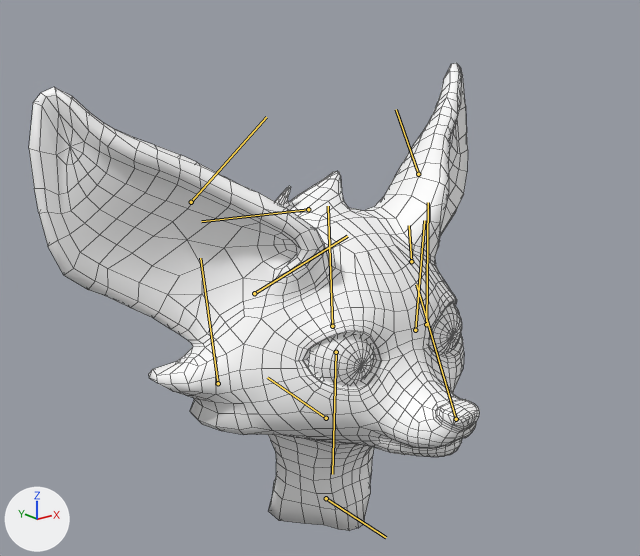
Two versions of the FBX model Assets/Art/Animations/UFennec/Anim_Fennec_RunFire_60fps.fbx, one commit apart.
Before and after are seen from a 50 mm lens placed at (-0.878, -1.049, 2.027), pointed at (-0.055, -0.019, 1.616). The axes (+X, +Y, +Z) are drawn at lower left. The lights are the same throughout. The bones that bend it are drawn over the model as lines. Mesh edges are drawn as thin lines.

In view in the first picture: 'FENNEC'.
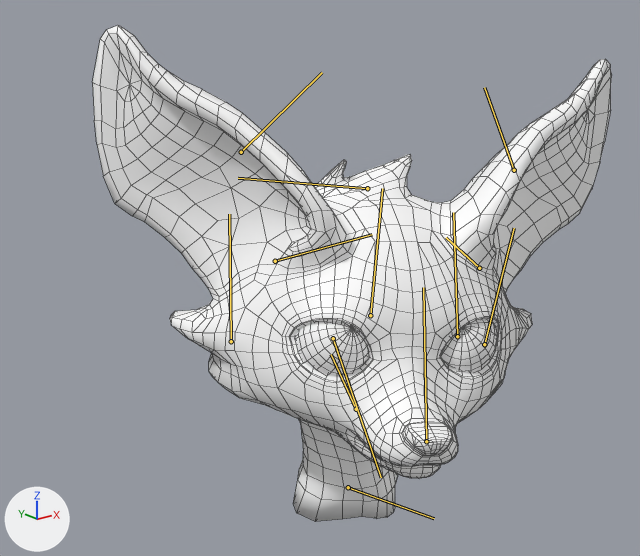
The newer file adds an action. The first version stands in its rest pose; the second is drawn at frame 26 of the action 'Take 001'.

Pixel boxes (x1, y1, x2, y2) of what changed, in the pictures (640 x 556 px):
'FENNEC', posed (15% wider)
    before: (29, 63, 480, 531)
    after: (92, 25, 612, 521)
bone 'ROOT_Fennec', root to tip
    before: (326, 498) to (386, 537)
    after: (348, 487) to (434, 518)
bone 'Neck', root to tip
    before: (326, 418) to (267, 377)
    after: (356, 409) to (331, 354)
bone 'R_Eye', root to tip
    before: (336, 352) to (332, 474)
    after: (333, 338) to (381, 477)
bone 'L_Eye', root to tip
    before: (426, 324) to (428, 202)
    after: (457, 336) to (453, 212)
bone 'L_Ear_Lower', root to tip
    before: (411, 261) to (409, 225)
    after: (479, 268) to (446, 237)
bone 'L_Ear_Upper', root to tip
    before: (418, 174) to (396, 109)
    after: (514, 170) to (484, 87)
bone 'R_Ear_Lower', root to tip
    before: (254, 293) to (347, 236)
    after: (275, 261) to (372, 234)
bone 'R_Ear_Upper', root to tip
    before: (191, 202) to (266, 117)
    after: (241, 152) to (322, 72)

The edits, one by one:
Bone 'ROOT_Fennec' (bone_root_fennec) moves from (0.0, 0.0, 0.0) to (4.7, 5.7, 0.2).
Bone 'ROOT_Fennec' (bone_root_fennec) turns from (0, 0, 0) to (25, 0, 7) degrees about its own x, y and z.
Bone 'Neck' (bone_neck) turns from (0, 0, 0) to (-50, -1, 3) degrees about its own x, y and z.
Bone 'R_Eye' (bone_r_eye) turns from (0, 0, 0) to (-40, -19, -5) degrees about its own x, y and z.
Bone 'L_Eye' (bone_l_eye) turns from (0, 0, 0) to (-43, -16, 4) degrees about its own x, y and z.
Bone 'L_Ear_Lower' (bone_l_ear_lower) turns from (0, 0, 0) to (0, 1, 7) degrees about its own x, y and z.
Bone 'L_Ear_Upper' (bone_l_ear_upper) turns from (0, 0, 0) to (0, 0, -10) degrees about its own x, y and z.
Bone 'R_Ear_Lower' (bone_r_ear_lower) turns from (0, 0, 0) to (0, -1, 7) degrees about its own x, y and z.
Bone 'R_Ear_Upper' (bone_r_ear_upper) turns from (0, 0, 0) to (0, 0, -10) degrees about its own x, y and z.
